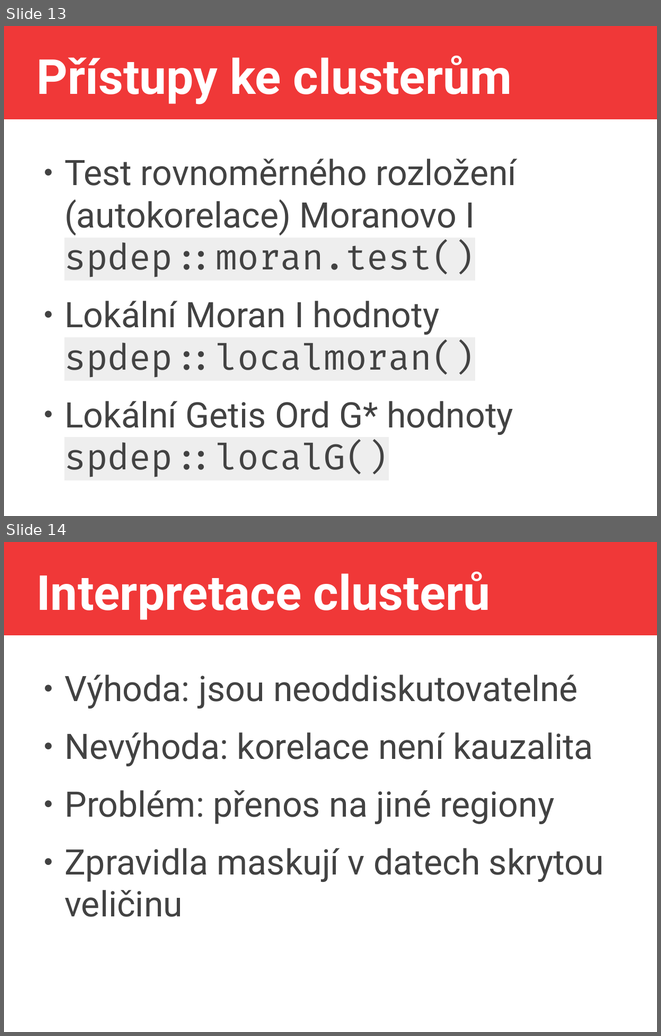
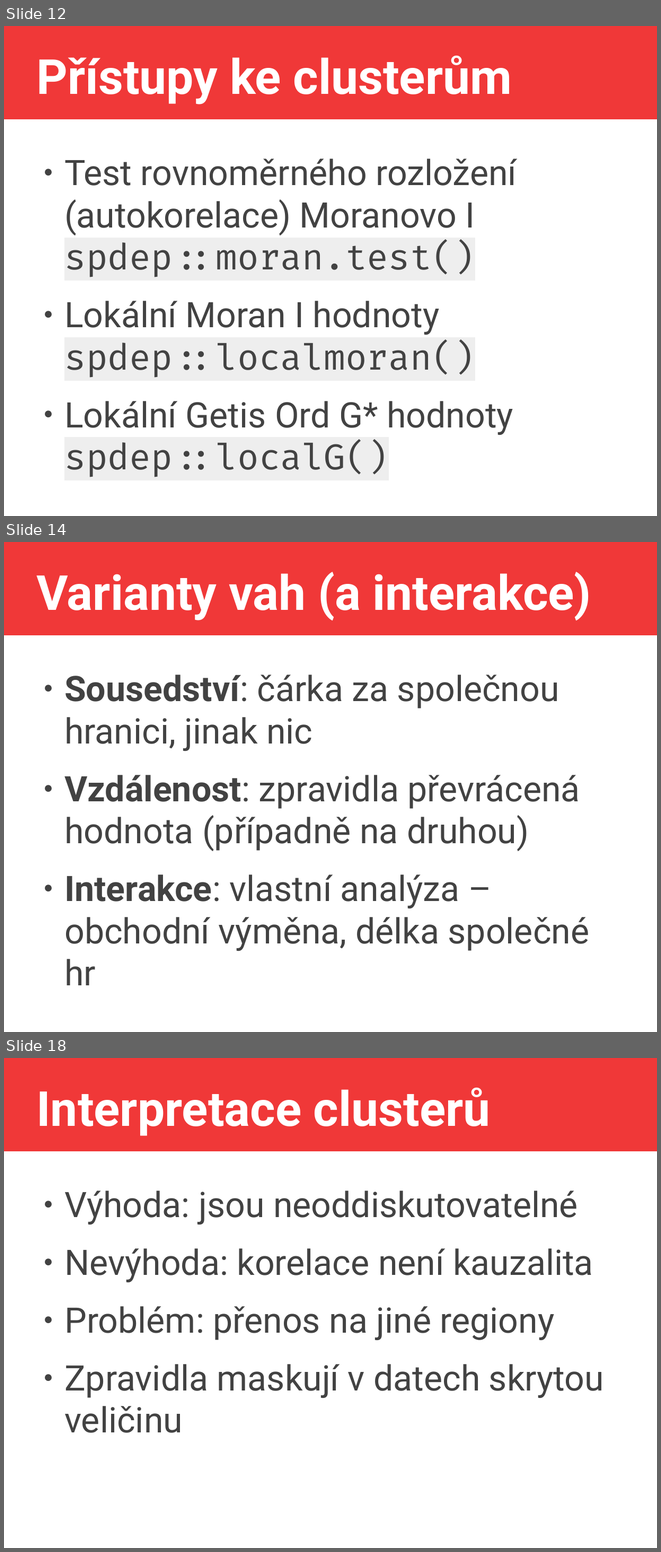
Before and after one commit to jlacko/4EK418, a slide deck: prez/4 - advanced calculations.odp. Shown one above the other, each under a label of ours: slides 13 and 14 before the commit, slides 12, 14 and 18 after it; the slides between them are not shown. The pictures are 661x1036 and 661x1552 pixels, drawn with LibreOffice and Linux fonts; fonts in the diff are those of the drawing. Boxes give left, top, right and bottom in pixels: in the first picture for what was removed or moved away, otherwise in the second. Text is boxed around its words. In the diff, an @@ line names an element or a change of style, - is before the commit and + after.

```diff
--- a/prez/4 - advanced calculations.odp
+++ b/prez/4 - advanced calculations.odp
@@ slide 14 added at (4, 542, 657, 1032), background #FFFFFF; not listed: 1 template element that a slide beside it also shows @@
@@ title added at (36, 572, 591, 620), 58.7 pt, text #FFFFFF, bold @@
+Varianty vah (a interakce)
@@ text added at (64, 674, 590, 985), 42.7 pt, text #424242 @@
+● Sousedství: čárka za společnou hranici, jinak nic
+● Vzdálenost: zpravidla převrácená hodnota (případně na druhou)
+● Interakce: vlastní analýza – obchodní výměna, délka společné hr
@@ what was slide 13 is now slide 12 @@
@@ what was slide 14 is now slide 18 @@
```
Also in this commit, not shown: 6 slides changed, 5 other slides added, 1 slide removed, 1 other file.
